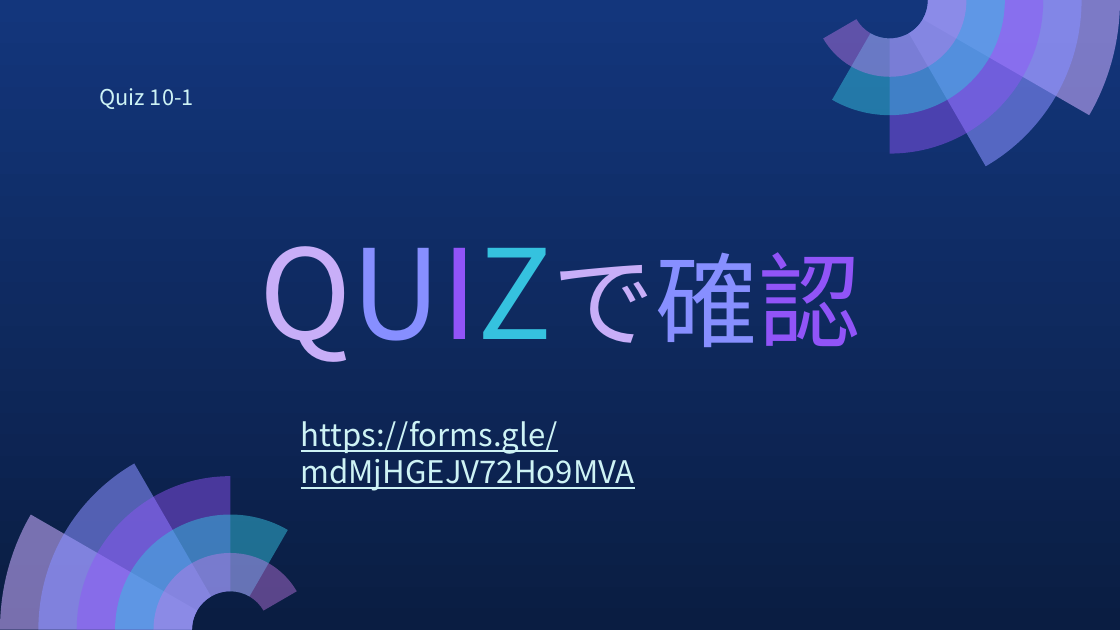
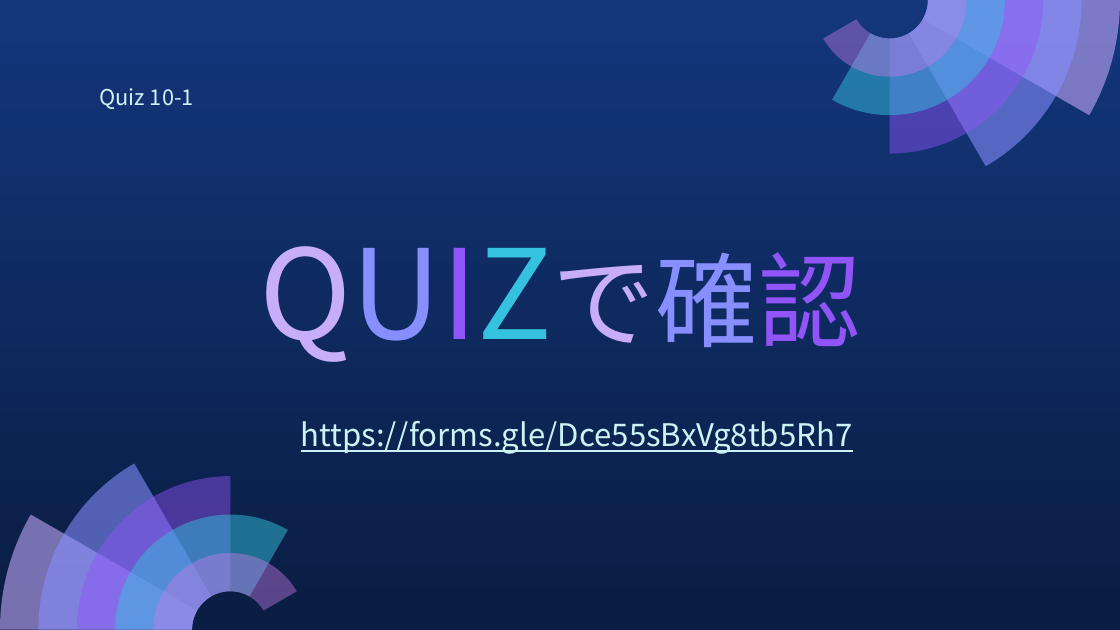
Before and after one commit to MarikoTagawa/kosen-mongolia-materials, a slide deck: slide 10 of system-analysis-design/slides/10-System Analysis and Design Course 2023 2nd Semester.pptx. Drawn at 1120x630 pixels with LibreOffice and Linux fonts; fonts in the diff are those of the drawing. Boxes give left, top, right and bottom in pixels: in the first picture for what was removed or moved away, otherwise in the second. Text is boxed around its words. In the diff, an @@ line names an element or a change of style, - is before the commit and + after.

```diff
--- a/system-analysis-design/slides/10-System Analysis and Design Course 2023 2nd Semester.pptx
+++ b/system-analysis-design/slides/10-System Analysis and Design Course 2023 2nd Semester.pptx
@@ text at (301,421,853,454): text changed @@
-https://forms.gle/mdMjHGEJV72Ho9MVA
+https://forms.gle/Dce55sBxVg8tb5Rh7
```
Also in this commit, not shown: 3 other slides changed, 12 other files.
